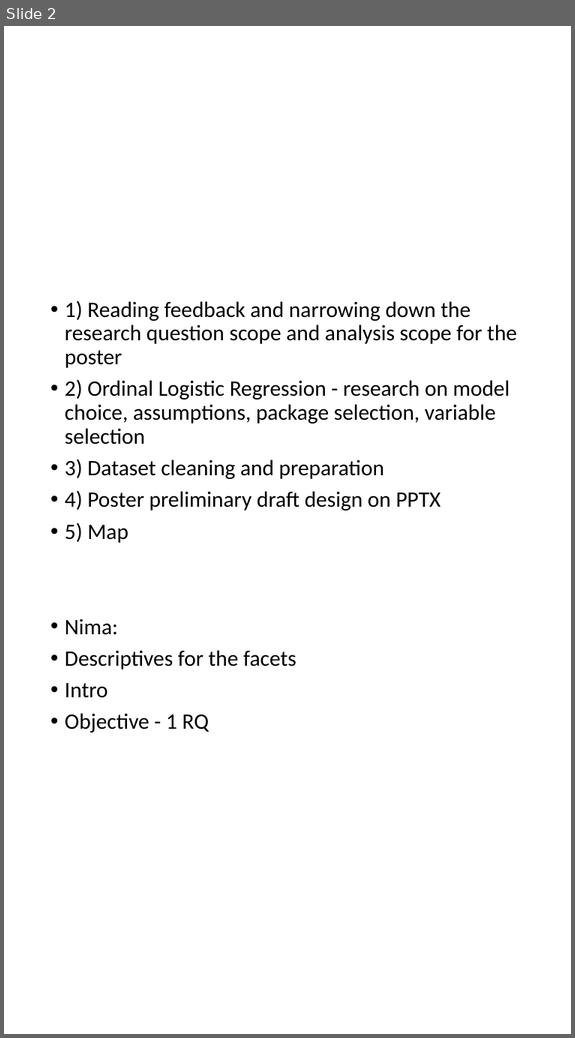
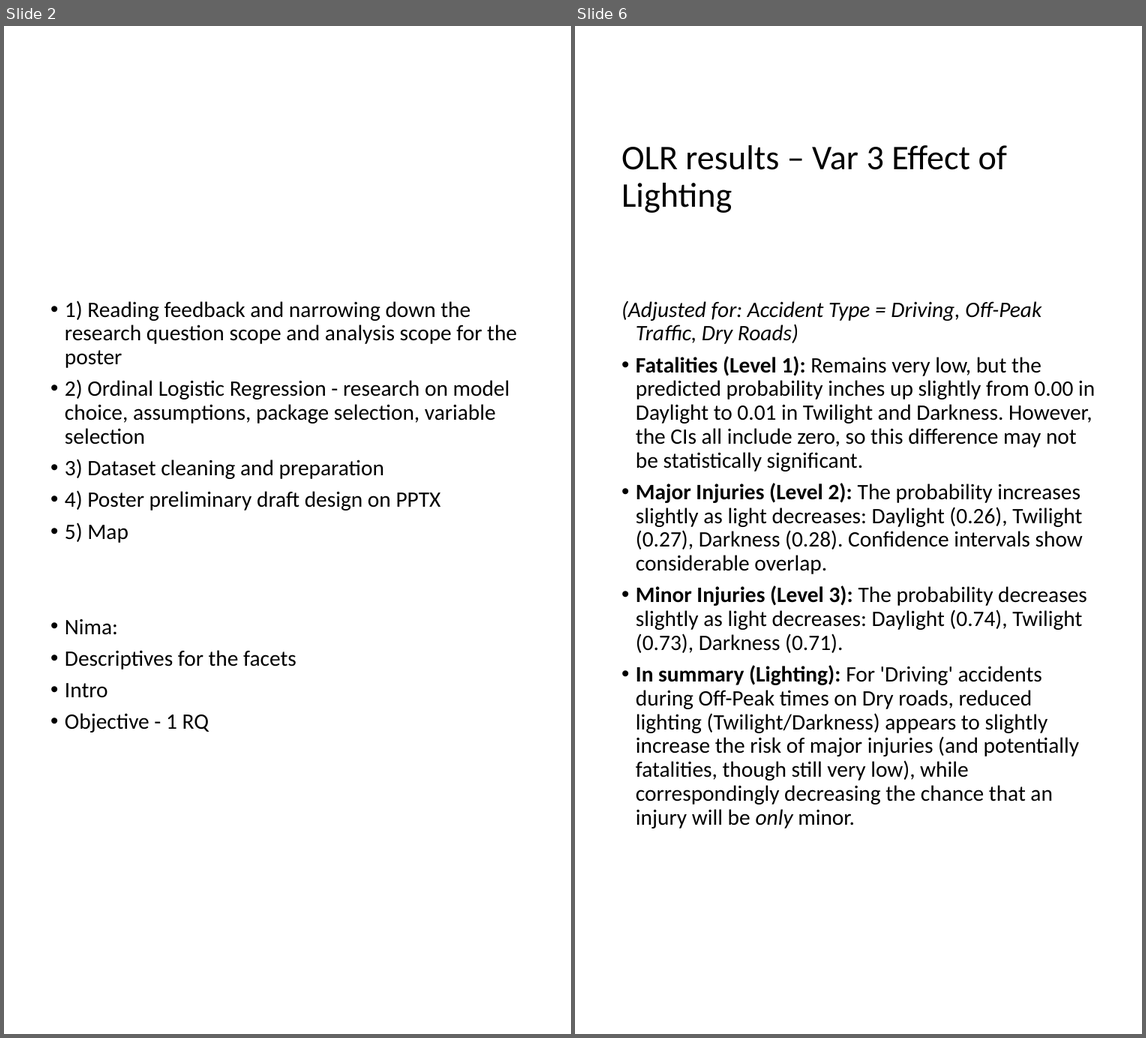
Before and after one commit to Yogada-Joshi/Berlin-bike-crashes, a slide deck: Poster.pptx. Shown side by side, each under a label of ours: slide 2 before the commit, slides 2 and 6 after it; the slides between them are not shown. The pictures are 575x1038 and 1146x1038 pixels, drawn with LibreOffice and Linux fonts; fonts in the diff are those of the drawing. Boxes give left, top, right and bottom in pixels: in the first picture for what was removed or moved away, otherwise in the second. Text is boxed around its words. In the diff, an @@ line names an element or a change of style, - is before the commit and + after.

```diff
--- a/Poster.pptx
+++ b/Poster.pptx
@@ slide 6 added at box(575, 26, 1142, 1034), background #FFFFFF @@
@@ title added at box(621, 145, 1007, 213), 33 pt, text #000000 @@
+OLR results – Var 3 Effect of Lighting
@@ text added at box(621, 300, 1095, 828), 21 pt, text #000000 @@
+(Adjusted for: Accident Type = Driving, Off-Peak Traffic, Dry Roads)
+• Fatalities (Level 1): Remains very low, but the predicted probability inches up slightly from 0.00 in Daylight to 0.01 in Twilight and Darkness. However, the CIs all include zero, so this difference may not be statistically significant.
+• Major Injuries (Level 2): The probability increases slightly as light decreases: Daylight (0.26), Twilight (0.27), Darkness (0.28). Confidence intervals show considerable overlap.
+• Minor Injuries (Level 3): The probability decreases slightly as light decreases: Daylight (0.74), Twilight (0.73), Darkness (0.71).
+• In summary (Lighting): For 'Driving' accidents during Off-Peak times on Dry roads, reduced lighting (Twilight/Darkness) appears to slightly increase the risk of major injuries (and potentially fatalities, though still very low), while correspondingly decreasing the chance that an injury will be only minor.
```
Also in this commit, not shown: 5 other slides added, 3 other files.
